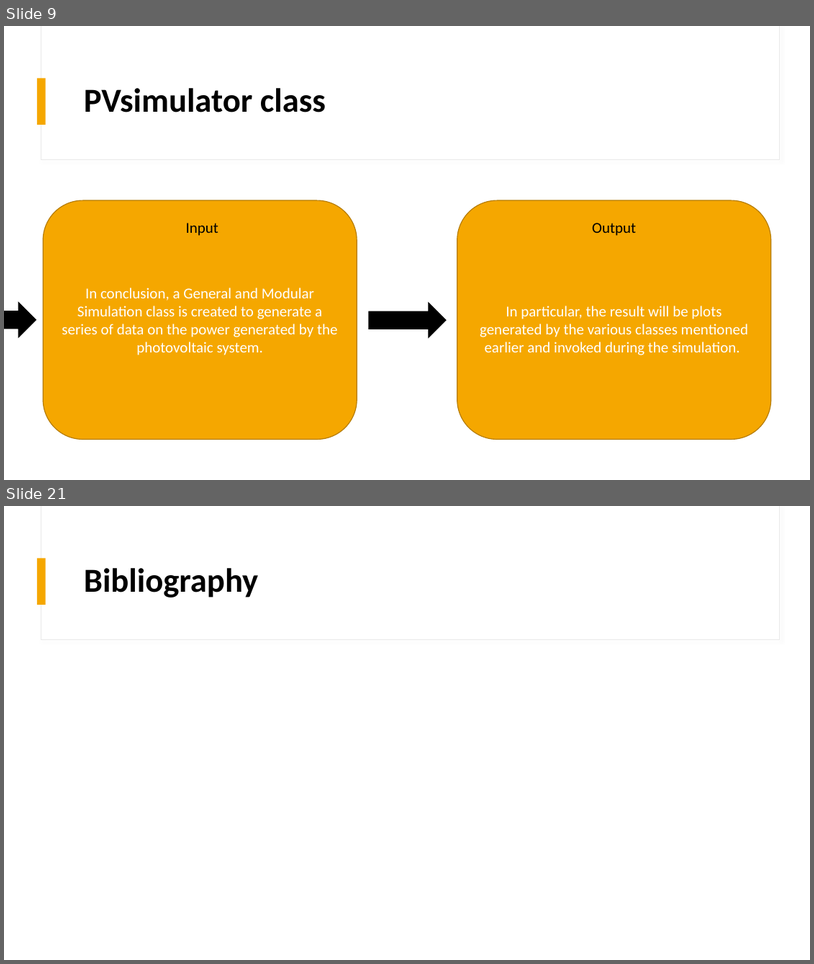
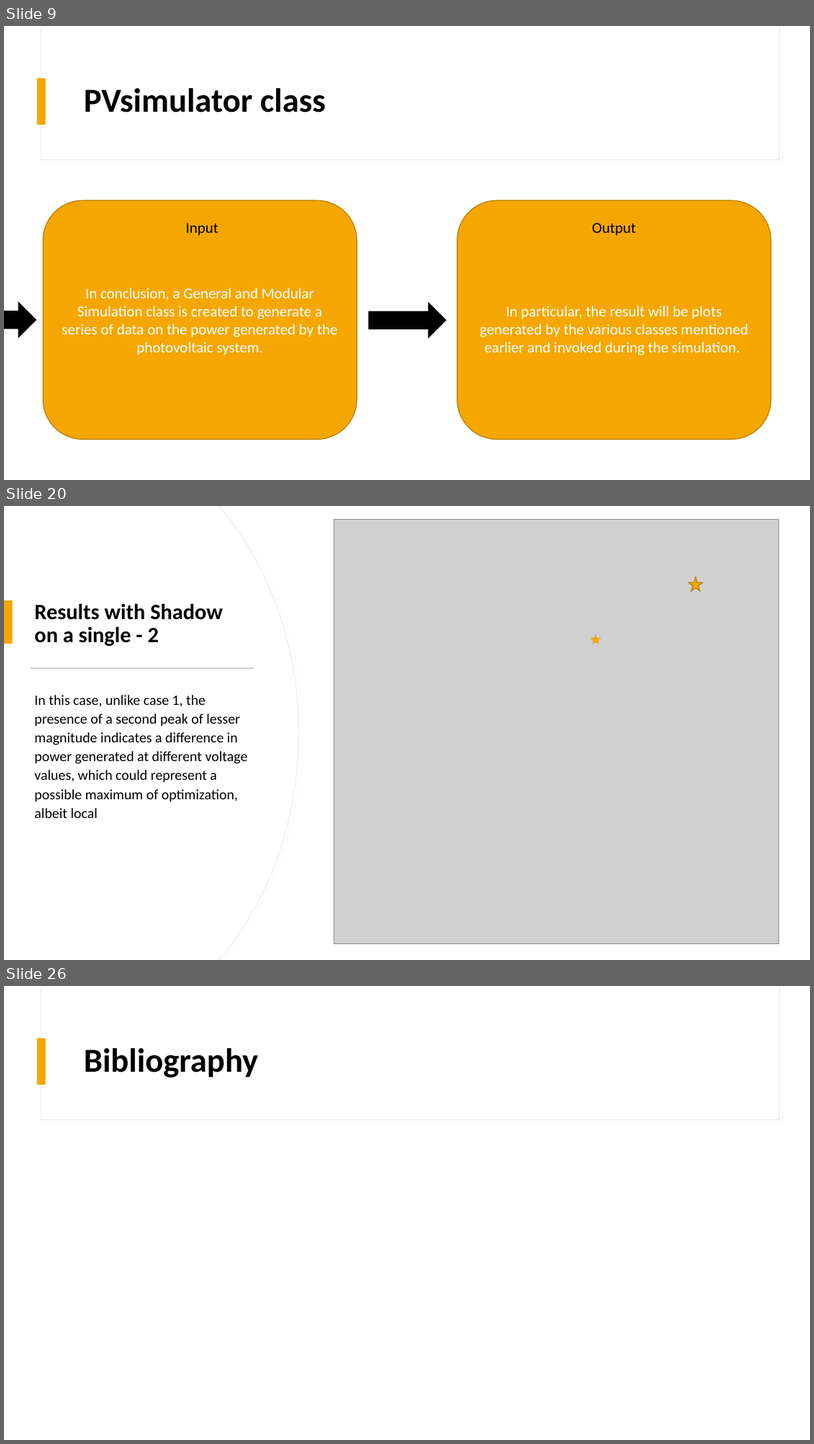
Before and after one commit to mdg217/RenewableEnergyProject, a slide deck: ProgettoRESM.pptx. Shown one above the other, each under a label of ours: slides 9 and 21 before the commit, slides 9, 20 and 26 after it; the slides between them are not shown. The pictures are 814x964 and 814x1444 pixels, drawn with LibreOffice and Linux fonts; fonts in the diff are those of the drawing; grey boxes stand for pictures. Boxes give left, top, right and bottom in pixels: in the first picture for what was removed or moved away, otherwise in the second. Text is boxed around its words. In the diff, an @@ line names an element or a change of style, - is before the commit and + after.

```diff
--- a/ProgettoRESM.pptx
+++ b/ProgettoRESM.pptx
@@ slide 20 added at [4, 506, 810, 960], background #FFFFFF @@
@@ rectangle added at [4, 506, 810, 960], fill #FFFFFF @@
@@ freeform shape added at [4, 506, 298, 960], fill #FFFFFF, outline #E9E9E9 0.75 pt @@
@@ freeform shape added at [4, 506, 298, 960], fill #FFFFFF @@
@@ rectangle added at [41, 506, 779, 640], fill #FFFFFF, outline #E9E9E9 0.75 pt @@
@@ rectangle added at [41, 506, 779, 639], fill #FFFFFF @@
@@ picture added at [334, 519, 779, 943] @@
@@ rectangle added at [41, 583, 288, 890], fill #FFFFFF, outline #E9E9E9 1 pt @@
@@ star added at [689, 577, 703, 591], fill #F5A700, outline #B57C00 1 pt @@
@@ rectangle added at [4, 600, 13, 644], fill #F5A700 @@
@@ title added at [34, 603, 223, 646], 26 pt, text #000000, bold @@
+Results with Shadow on a single - 2
@@ star added at [589, 632, 603, 646], fill #F5A700, outline #B57C00 1 pt @@
@@ rectangle added at [30, 667, 254, 669], fill #C9C9C9 @@
@@ text added at [34, 695, 248, 818], 17 pt, text #000000 @@
+In this case, unlike case 1, the presence of a second peak of lesser magnitude indicates a difference in power generated at different voltage values, which could represent a possible maximum of optimization, albeit local
@@ what was slide 21 is now slide 26 @@
```
Also in this commit, not shown: 5 slides changed, 10 other slides added, 6 slides removed, 40 other files.
